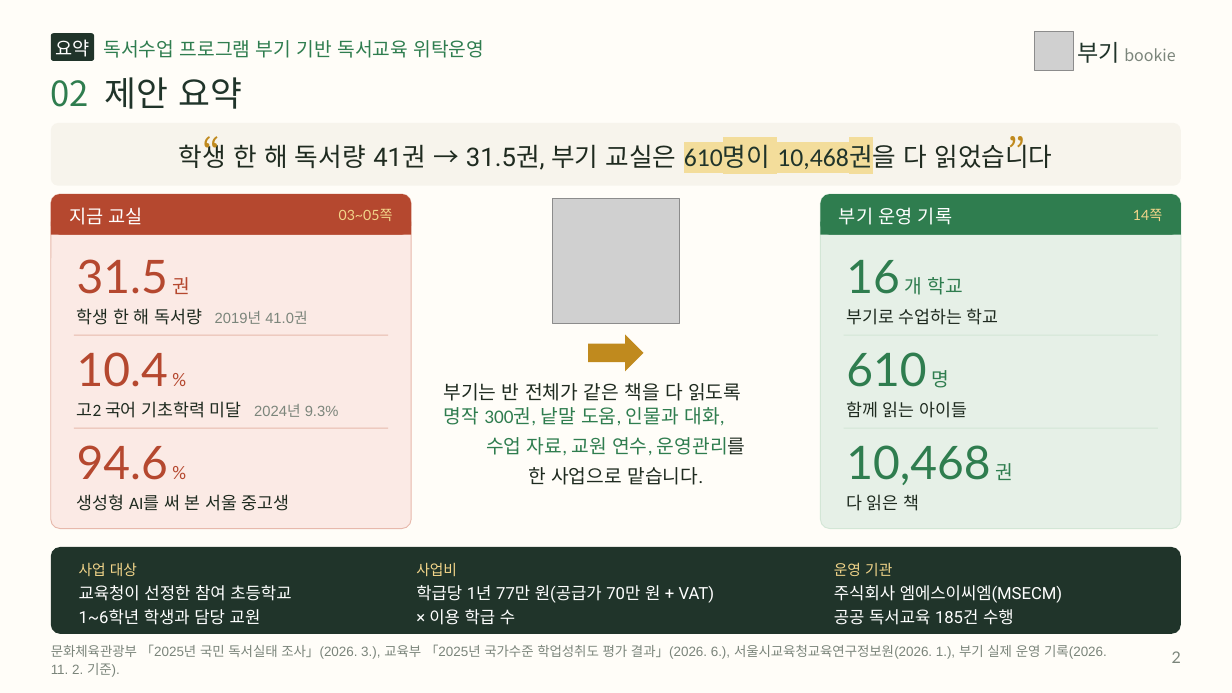
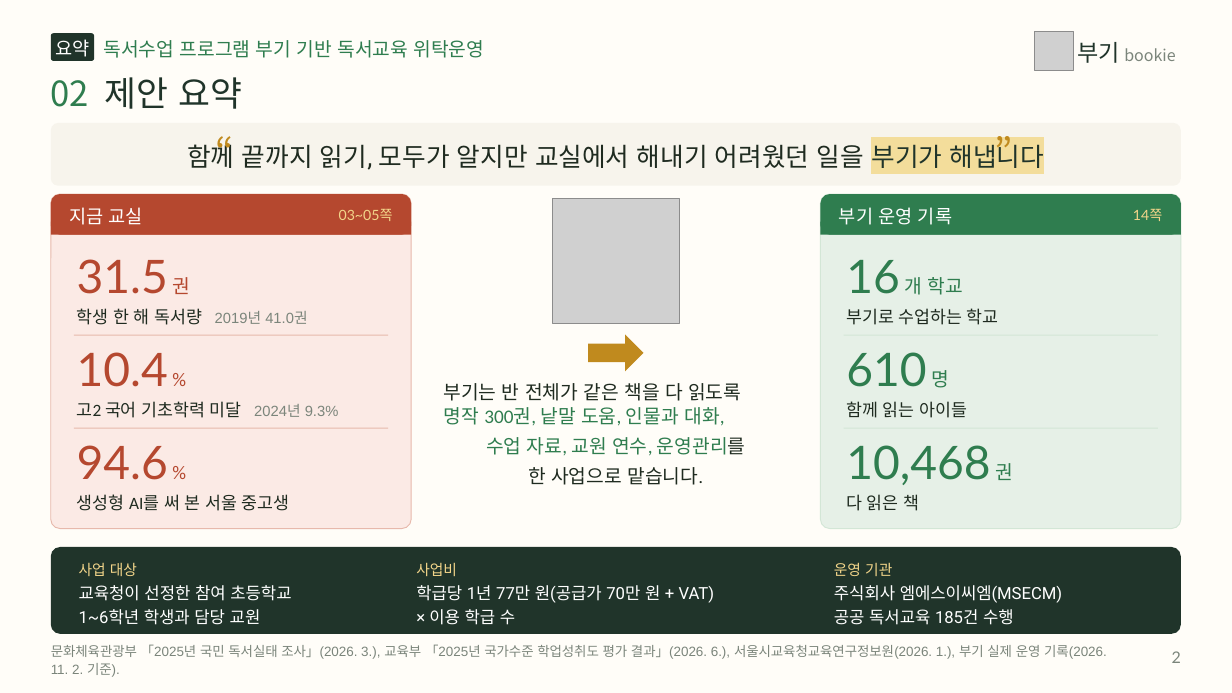
Before and after one commit to legoschool/bookie-test, a slide deck: slide 2 of promo/dl/proposal/bookie-proposal-short-20p.pptx. Drawn at 1232x693 pixels with LibreOffice and Linux fonts; fonts in the diff are those of the drawing; grey boxes stand for pictures. Boxes give left, top, right and bottom in pixels: in the first picture for what was removed or moved away, otherwise in the second. Text is boxed around its words. In the diff, an @@ line names an element or a change of style, - is before the commit and + after.

```diff
--- a/promo/dl/proposal/bookie-proposal-short-20p.pptx
+++ b/promo/dl/proposal/bookie-proposal-short-20p.pptx
@@ text at (187,140,1045,173): text changed @@
-학생 한 해 독서량 41권 → 31.5권, 부기 교실은 610명이 10,468권을 다 읽었습니다
+함께 끝까지 읽기, 모두가 알지만 교실에서 해내기 어려웠던 일을 부기가 해냅니다
@@ text "“": place and size @@
-text "“" at (175,121,221,177)
+text "“" at (188,121,234,177)
@@ text "”": place and size @@
-text "”" at (1007,121,1054,177)
+text "”" at (994,121,1041,177)
```
Also in this commit, not shown: 17 other slides changed, 44 other files.
